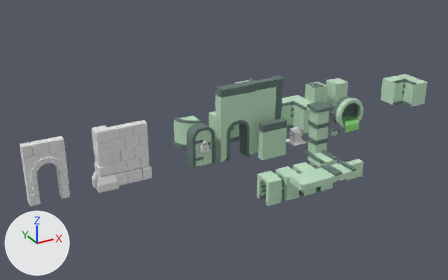
A saved change to the Blender file Crawler/Assets/Meshes/levelObjects.blend.
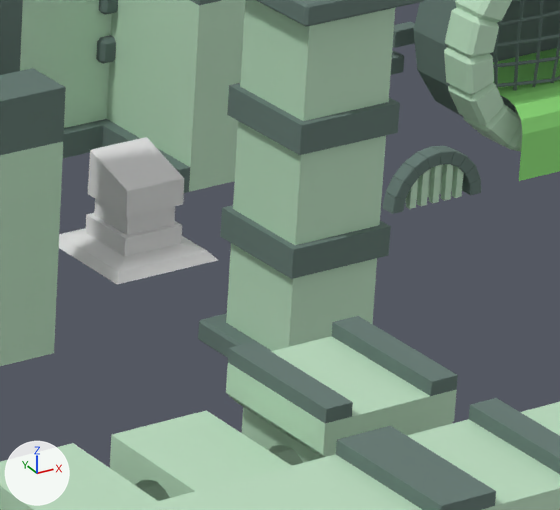
There are two pictures of each version: one whole from a camera (50 mm lens) standing at (-19.22, -26.46, 14.31) and looking at (-4.28, 0.7, 0.73), one close up on the part from 62% to 78% of the width and 39% to 62% of the height. Arrows for +X, +Y and +Z are at lower left; the lights stay in place.

In view in the first close-up: '2mPillar', 'Bridge1Meter', 'Bridge1MeterMiddlePiece', 'Bridge1MeterNoTop', 'BridgeTop1mBothSides', 'BridgeTop1mOneSide', 'Cube.001', 'GroundConvex.001', 'Wall2mHalfmWidth', 'drainage', 'flowingfluid', 'sewergrate'.
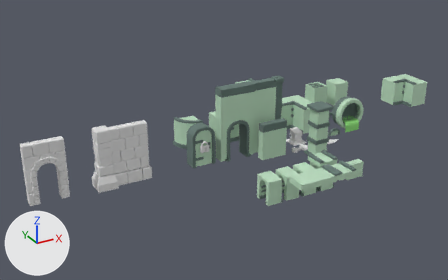
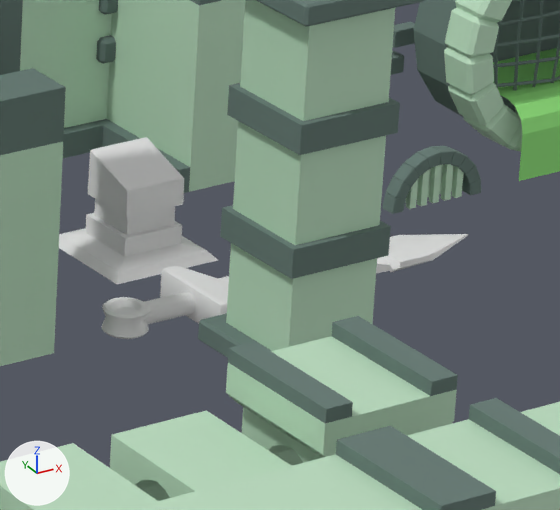
Location of each change, [x1, y1, x2, y2] in pixels of the close-ups (560 x 510 px):
'Cube.004', added: after [160, 266, 228, 324]
'Cube.003', added: after [218, 234, 468, 289]
'Circle.001', added: after [101, 297, 150, 339]
'Circle', added: after [144, 291, 196, 324]

What changed in the scene script:
```text
Add mat_swordhilt:
    mat_swordhilt = principled_material('swordhilt')
    mat_swordhilt.base_color = (0.8, 0.8, 0.8)  # white #e7e7e7
Add mat_swordblade:
    mat_swordblade = principled_material('swordblade')
    mat_swordblade.base_color = (0.8, 0.8, 0.8)  # white #e7e7e7
Add me_circle_001:
    me_circle_001.from_pydata(...)  # 160 vertices, 129 faces; spans x -1.0..1.0, y -1.0..1.0, z 0.0..0.56
    me_circle_001.polygons.foreach_set('use_smooth', [True] * 129)
    me_circle_001.materials.append(mat_swordhilt)  # white #e7e7e7
Add me_circle:
    me_circle.from_pydata(...)  # 64 vertices, 32 faces; spans x -1.0..1.0, y -1.0..1.0, z -5.33..0.0
    me_circle.polygons.foreach_set('use_smooth', [True] * 32)
    me_circle.materials.append(mat_swordhilt)  # white #e7e7e7
Add me_cube_006:
    me_cube_006.from_pydata(...)  # 40 vertices, 33 faces; spans x -1.0..1.0, y 0.0..1.62, z -1.47..1.47
    me_cube_006.polygons.foreach_set('use_smooth', [True] * 33)
    me_cube_006.materials.append(mat_swordhilt)  # white #e7e7e7
Add me_cube_005:
    me_cube_005.from_pydata(...)  # 44 vertices, 36 faces; spans x -1.4..14.2, y -2.0..2.0, z -0.8..0.8
    me_cube_005.polygons.foreach_set('use_smooth', [True] * 36)
    me_cube_005.materials.append(mat_swordblade)  # white #e7e7e7
Add ob_circle_001:
    ob_circle_001 = bpy.data.objects.new('Circle.001', me_circle_001)
    ob_circle_001.location = (-0.724, -0.954, 0.0)
    ob_circle_001.scale = (0.168, 0.168, 0.168)
    _m = ob_circle_001.modifiers.new('Mirror', 'MIRROR')
    _m.use_axis = (False, False, True)
Add ob_circle:
    ob_circle = bpy.data.objects.new('Circle', me_circle)
    ob_circle.location = (-0.176, -0.954, 0.0)
    ob_circle.rotation_euler = (0.0, 1.571, 0.0)  # degrees (0, 90, 0)
    ob_circle.scale = (0.0824, 0.0824, 0.0824)
Add ob_cube_004:
    ob_cube_004 = bpy.data.objects.new('Cube.004', me_cube_006)
    ob_cube_004.location = (-0.035, -0.954, 0.0)
    ob_cube_004.scale = (0.142, 0.234, 0.0884)
    _m = ob_cube_004.modifiers.new('Mirror', 'MIRROR')
    _m.use_axis = (False, True, False)
Add ob_cube_003:
    ob_cube_003 = bpy.data.objects.new('Cube.003', me_cube_005)
    ob_cube_003.location = (0.137, -0.954, 0.0)
    ob_cube_003.scale = (0.154, 0.1, 0.1)
```
